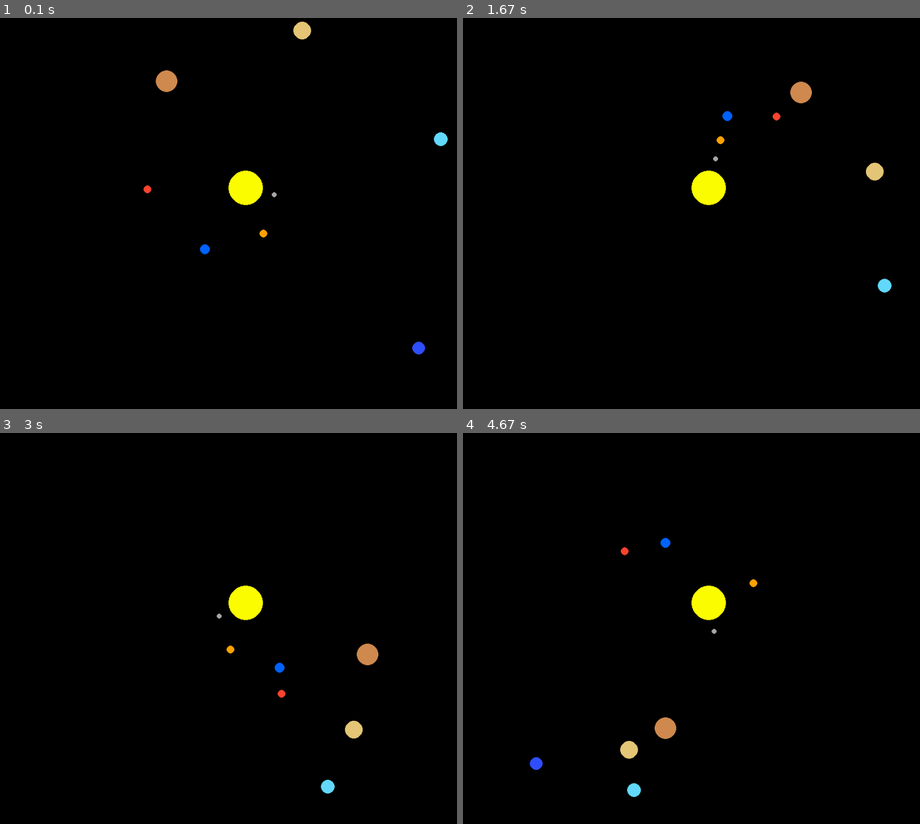
Above: before the commit, frames 1-4 (two rows, left to right).
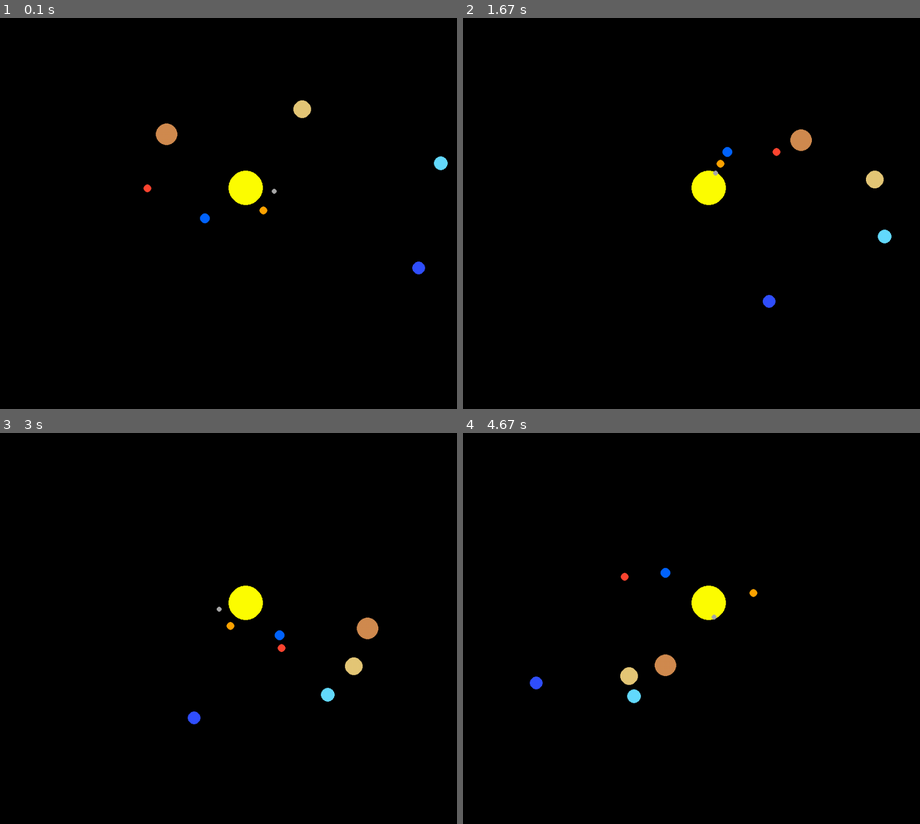
Above: after the commit, the same moments.

Repository: Prashu38-collab/projects-practise
Game: pygame game, started from SOLAR_SYSTEM/solar_system.py
Same seed, same stepped clock (60 frames per second), same inputs: the game is played once before the commit and once after it.
Inputs:
- Up to frame 1 (0.1 s): no input
- Up to frame 2 (1.67 s): no input
- Up to frame 3 (3 s): no input
- Up to frame 4 (4.67 s): no input

The runs differ from the first frame. In frame 1, 1.2% of the frame differs, in the area x 31-98%, y 0-87%; in frame 2, 1.1%; in frame 3, 1.2%; in frame 4, 1.3%, in the area x 14-65%, y 26-94%.

Commit message:
Added elliptical orbit  by changing z by 0.5

Diff:
--- /dev/null
+++ b/FUN project_turtle/tempCodeRunnerFile.py
@@ -0,0 +1,111 @@
+import os
+import cv2
+import turtle
+import numpy as np
+
+SCRIPT_DIR = os.path.dirname(os.path.abspath(__file__))
+
+def get_image_path():
+    valid_exts = ('.jpg', '.jpeg', '.png', '.webp', '.bmp', '.JPG', '.JPEG', '.PNG')
+    for file in os.listdir(SCRIPT_DIR):
+        if file.endswith(valid_exts):
+            return os.path.join(SCRIPT_DIR, file)
+    return None
+
+def draw_detailed_sketch(image_path):
+    if not image_path:
+        print(f"Error: No image file found in {SCRIPT_DIR}")
+        return
+
+    print(f"Processing image: {image_path}")
+    img = cv2.imread(image_path, cv2.IMREAD_GRAYSCALE)
+    if img is None:
+        print("Error: Could not read image.")
+        return
+
+    # 1. Scale image to fit canvas comfortably
+    h, w = img.shape
+    max_dim = 700
+    if max(h, w) > max_dim:
+        scale = max_dim / float(max(h, w))
+        w, h = int(w * scale), int(h * scale)
+        img = cv2.resize(img, (w, h), interpolation=cv2.INTER_AREA)
+
+    # 2. CLAHE Contrast Enhancement: Sharpens faint facial details (eyes, lips, nose)
+    clahe = cv2.createCLAHE(clipLimit=2.5, tileGridSize=(8, 8))
+    enhanced = clahe.apply(img)
+
+    # 3. Bilateral Filter: Smooths out skin/background textures while keeping edges sharp
+    smoothed = cv2.bilateralFilter(enhanced, d=7, sigmaColor=50, sigmaSpace=50)
+
+    # 4. Tuned Canny Edge Detection
+    edges = cv2.Canny(smoothed, threshold1=30, threshold2=110)
+
+    # 5. Connect broken outline gaps
+    kernel = cv2.getStructuringElement(cv2.MORPH_ELLIPSE, (3, 3))
+    connected_edges = cv2.morphologyEx(edges, cv2.MORPH_CLOSE, kernel)
+
+    contours, _ = cv2.findContours(connected_edges, cv2.RETR_LIST, cv2.CHAIN_APPROX_NONE)
+
+    # 6. Turtle Window Setup
+    screen = turtle.Screen()
+    screen.setup(width=w + 60, height=h + 60)
+    screen.bgcolor("black")
+    screen.title("Radha Krishna & Cow — Detailed Face & Body Sketch")
+    screen.tracer(0)
+
+    t = turtle.Turtle()
+    t.hideturtle()
+    t.pencolor("white")
+    t.pensize(1.2)
+
+    half_w, half_h = w / 2, h / 2
+
+    try:
+        for contour in contours:
+            length = cv2.arcLength(contour, False)
+
+            # Calculate position center of this contour
+            pts = contour.reshape(-1, 2)
+            mean_x = np.mean(pts[:, 0]) / w
+            mean_y = np.mean(pts[:, 1]) / h
+
+            # Zone Definition:
+            is_background_border = (mean_y < 0.12) or (mean_x < 0.05) or (mean_x > 0.95) or (mean_y > 0.90)
+            is_face_region = (0.25 <= mean_x <= 0.80) and (0.10 <= mean_y <= 0.45)
+
+            # Filtering Rules:
+            if is_background_border:
+                # Discard background leaf & sky specks, keep only long frame lines
+                if length < 80:
+                    continue
+            elif is_face_region:
+                # Allow fine detail lines (eyes, eyebrows, nostrils, lips)
+                if length < 8:
+                    continue
+            else:
+                # Body, jewelry, and cow main contours
+                if length < 30:
+                    continue
+
+            # Draw Contour
+            start_x, start_y = contour[0][0]
+            t.penup()
+            t.goto(start_x - half_w, half_h - start_y)
+            t.pendown()
+
+            for pt in contour[1:]:
+                x, y = pt[0]
+                t.goto(x - half_w, half_h - y)
+
+            screen.update()
+
+    except turtle.Terminator:
+        print("Window closed gracefully.")
+
+    screen.update()
+    turtle.done()
+
+if __name__ == "__main__":
+    image_path = get_image_path()
+    draw_detailed_sketch(image_path)
--- a/SOLAR_SYSTEM/solar_system.py
+++ b/SOLAR_SYSTEM/solar_system.py
@@ -3,25 +3,22 @@
 
 pygame.init()
 
+# 1. SCREEN SETUp
 
-# Screen setup
-
-WIDTH, HEIGHT = 1000, 900
+WIDTH = 1000
+HEIGHT = 900
 
 screen = pygame.display.set_mode((WIDTH, HEIGHT))
-pygame.display.set_caption("Solar System Simulation")
+pygame.display.set_caption("Solar System V2 - Fake 3D")
 
 clock = pygame.time.Clock()
 
-
-# Sun position
+# 2. SUN POSITIO
 
 SUN_X = WIDTH // 2
 SUN_Y = HEIGHT // 2
 
-
-
-# All planets
+# 3. PLANET DAT
 
 planets = [
     {
@@ -90,11 +87,11 @@
     }
 ]
 
+# 4. MAIN GAME LOOp
 
 running = True
 
 while running:
-
 
     # Handle events
 
@@ -102,16 +99,11 @@
 
         if event.type == pygame.QUIT:
             running = False
-
-
-
-    # Background
+    # Clear previous frame
 
     screen.fill((0, 0, 0))
 
-
-
-    # Draw Sun
+    # Draw the Sun
 
     pygame.draw.circle(
         screen,
@@ -120,36 +112,44 @@
         35
     )
 
-
-
-    # Loop through every planet
+    # 5. PROCESS EVERY PLANE
 
     for planet in planets:
 
-        # Get the values from dictionary
         distance = planet["distance"]
         angle = planet["angle"]
 
-        # Calculate position
-        planet_x = SUN_X + distance * math.cos(angle)
-        planet_y = SUN_Y + distance * math.sin(angle)
+        # 6. CREATE 3D POSITION
 
-        # Draw planet
+        x = distance * math.cos(angle)
+
+        z = distance * math.sin(angle)
+
+        y = 0
+
+        # 7. PROJECT 3D -2D SCREEN
+
+        screen_x = SUN_X + x
+
+        screen_y = SUN_Y + z * 0.5
+
+        # 8. DRAW PLANET
+
         pygame.draw.circle(
             screen,
             planet["color"],
-            (int(planet_x), int(planet_y)),
+            (int(screen_x), int(screen_y)),
             planet["size"]
         )
 
-        # Update only this planet's angle
+        # 9. UPDATE PLANET
+
         planet["angle"] += planet["speed"]
-
-
-
-    # Update display
+    # Show new frame
 
     pygame.display.flip()
+
+    # Limit FPS
 
     clock.tick(60)
 
Not shown, removed: frontend/package-lock.json
Not shown, removed: frontend/package.json
Not shown, removed: frontend/index.html
Not shown, removed: frontend/src/App.jsx
Not shown, removed: frontend/src/api.js
Not shown, removed: frontend/src/components/CategoryPicker.jsx
Not shown, removed: frontend/src/components/GravityGrid.jsx
Not shown, removed: frontend/src/components/Layout.jsx
Not shown, removed: frontend/src/hooks/useStagger.js
Not shown, removed: frontend/src/index.css
Not shown, removed: frontend/src/main.jsx
Not shown, removed: frontend/src/pages/Activities.jsx
(and 5 more such lines)
